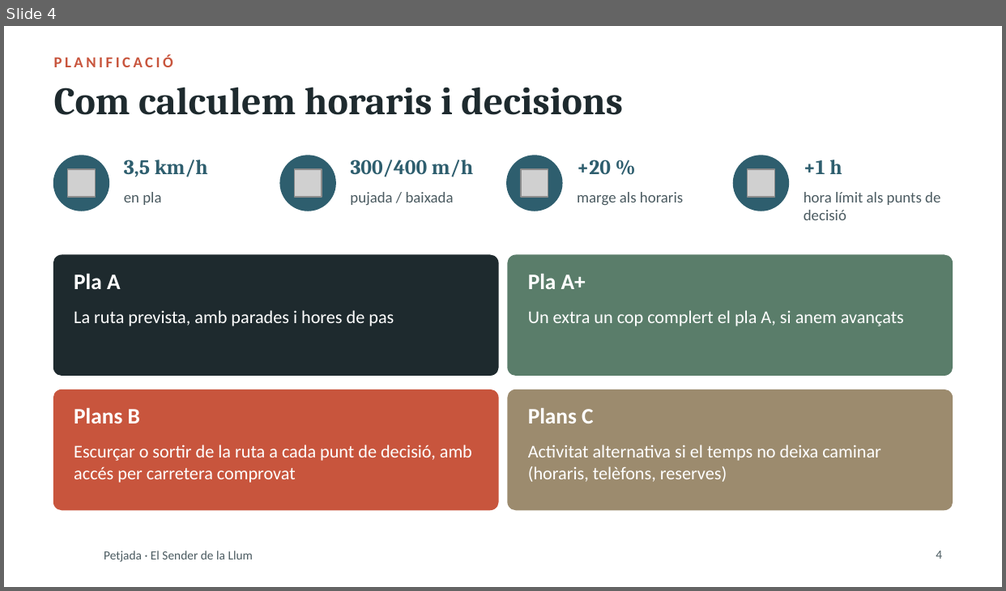
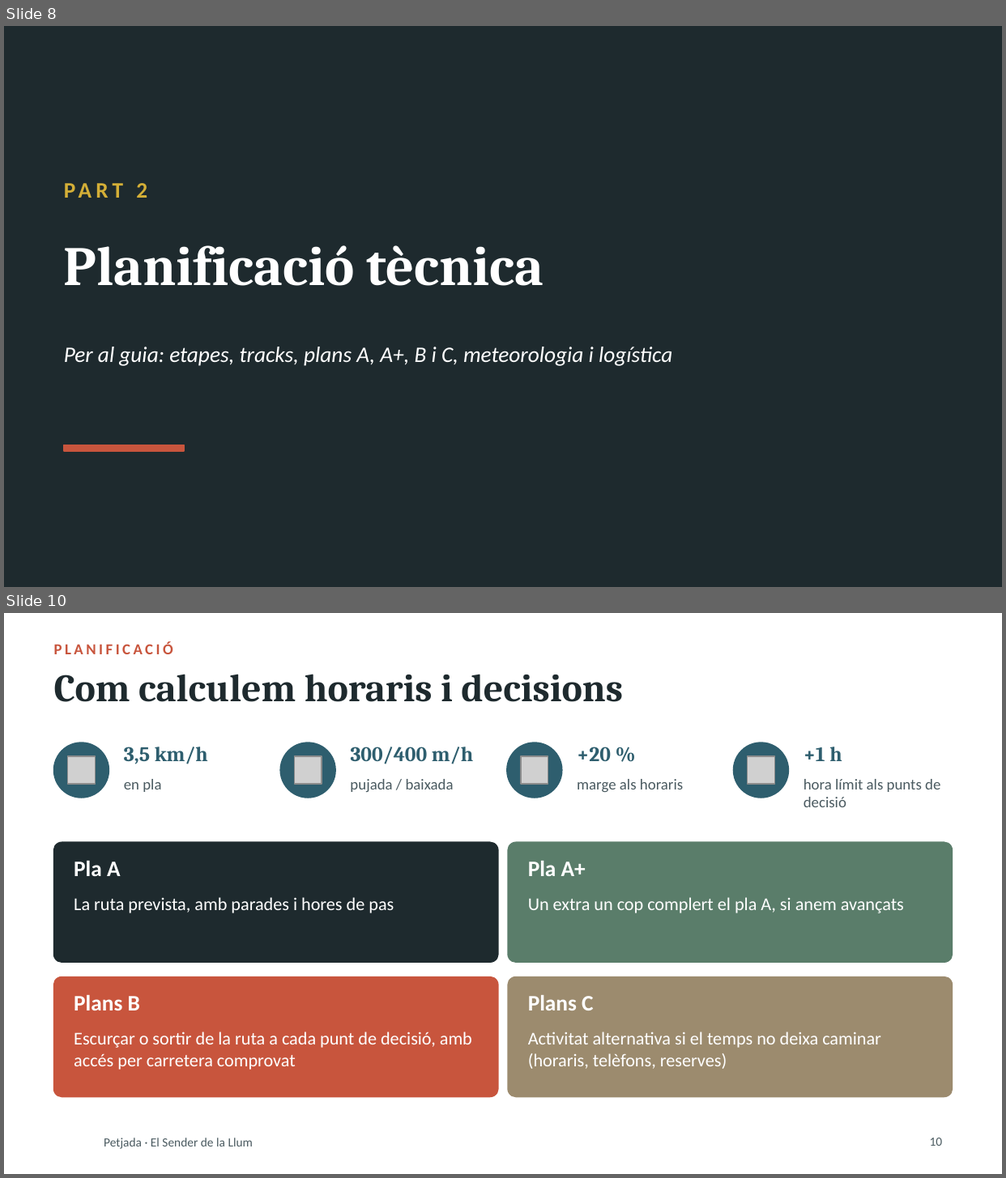
Before and after one commit to stosalca/sender-de-la-llum, a slide deck: Presentacio_2_Petjada.pptx. Shown one above the other, each under a label of ours: slide 4 before the commit, slides 8 and 10 after it; the slides between them are not shown. The pictures are 1006x591 and 1006x1178 pixels, drawn with LibreOffice and Linux fonts; fonts in the diff are those of the drawing; grey boxes stand for pictures; background and template pictures are left out. Boxes give left, top, right and bottom in pixels: in the first picture for what was removed or moved away, otherwise in the second. Text is boxed around its words. In the diff, an @@ line names an element or a change of style, - is before the commit and + after.

```diff
--- a/Presentacio_2_Petjada.pptx
+++ b/Presentacio_2_Petjada.pptx
@@ slide 8 added at bbox=[4, 26, 1002, 587], background #1E2A2E @@
@@ text added at bbox=[136, 183, 147, 198], 16 pt, text #D4AF37, bold @@
+PART 2
@@ text added at bbox=[64, 246, 544, 286], 40 pt, text #FFFFFF, bold @@
+Planificació tècnica
@@ text added at bbox=[64, 347, 672, 366], 16 pt, text #FFFFFF, italic @@
+Per al guia: etapes, tracks, plans A, A+, B i C, meteorologia i logística
@@ rectangle added at bbox=[64, 445, 184, 451], fill #C8553D, outline #C8553D 1 pt @@
@@ what was slide 4 is now slide 10 @@
@@ page number at bbox=[930, 1138, 943, 1146]: text changed @@
-4
+10
```
Also in this commit, not shown: 4 slides changed, 6 other slides added, 1 slide removed, 26 other files.
